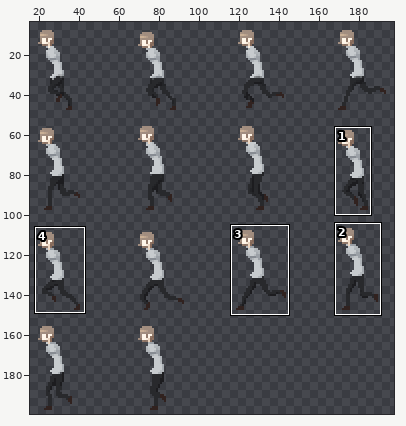
Two versions of one sprite sheet, Assets/Animation/Sprite/Selma/Shot_Run.png. The picture above shows the old version from afar; the outline marks the close-up.
Close-up. Before the edit:
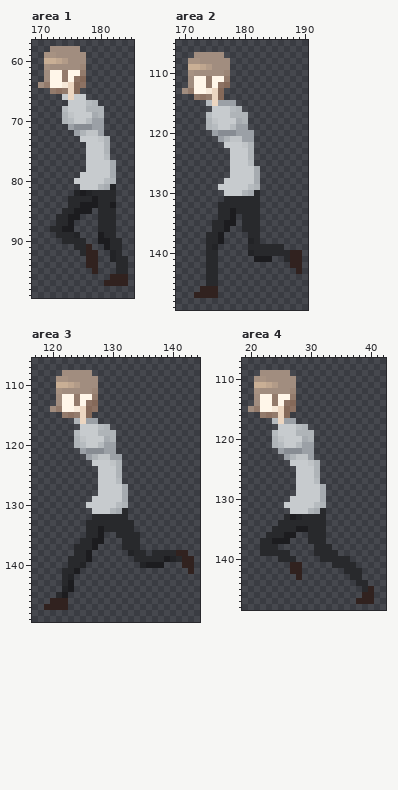
The file is 200x200 pixels. Colours within 5 levels of each other are drawn and written as one. Shown: area 1: x 169..185, y 57..99; area 2: x 169..190, y 105..149; area 3: x 117..144, y 106..149; area 4: x 19..42, y 107..148. The wide view leaves out empty margins. The commit also changed other parts of the picture, which this record leaves out.
Once edited:
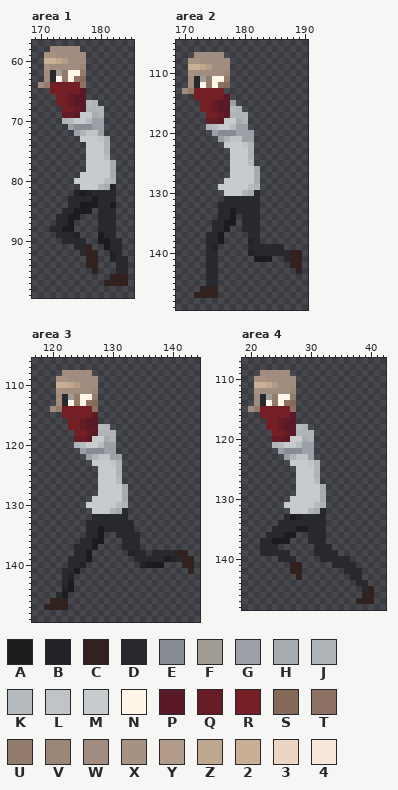
Palette (. is transparent): A #1c1c1f  B #222326  C #31221f  D #28292c  E #878c93  F #a19c93  G #9ba0a6  H #a6abb0  J #afb4b8  K #b6bbbf  L #c0c4c7  M #c7cbce  N #fff6e9  P #591926  Q #661c25  R #731f25  S #856959  T #8d7263  U #937b6c  V #9c8677  W #a18d7f  X #a79282  Y #b29b88  Z #bfa68f  2 #c9af95  3 #ecd6c1  4 #f7e9d9
The exact change:
Changed rows in their new state; - is an unchanged pixel.
Area 1:
first column x 172:
 62 DF----
 63 D-----
 64 RRRRR-
 65 RRRRRP
 66 -RRQPP
 67 -RRQPP
 68 --RRQP
 69 --QQP-
Area 2:
first column x 172:
111 DF----
112 D-----
113 RRRRR-
114 RRRRRP
115 -RRQPP
116 -RRQPP
117 --RRQP
118 --QQP-
Area 3:
first column x 122:
112 DF----
113 D-----
114 RRRRR-
115 RRRRRP
116 -RRQPP
117 -RRQPP
118 --RRQP
119 --QQP-
Area 4:
first column x 22:
113 DF----
114 D-----
115 RRRRR-
116 RRRRRP
117 -RRQPP
118 -RRQPP
119 --RRQP
120 --QQP-
